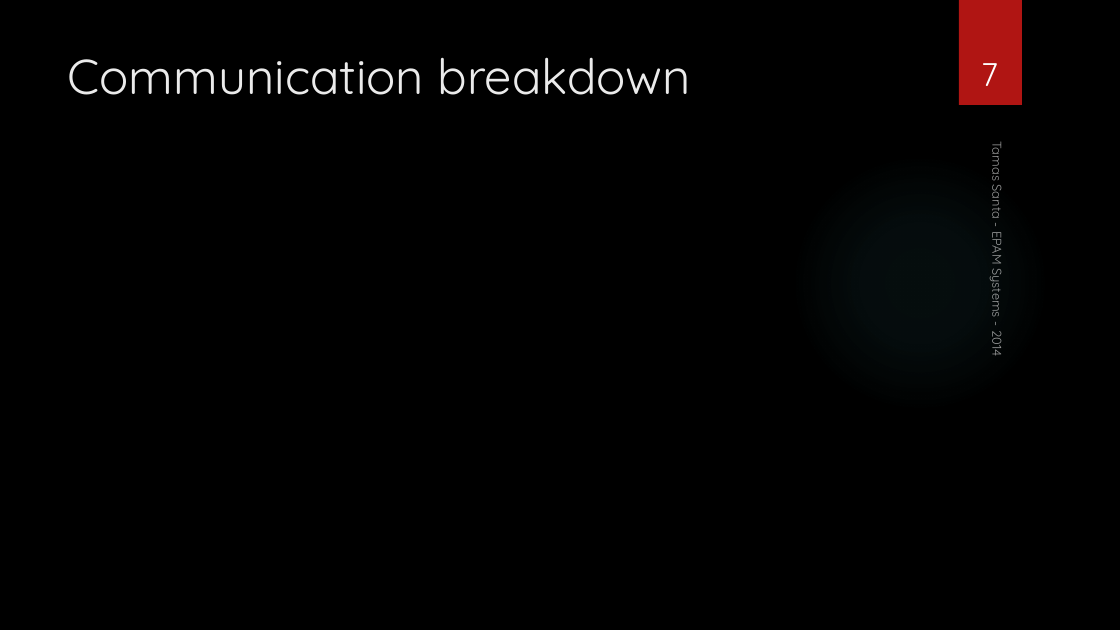
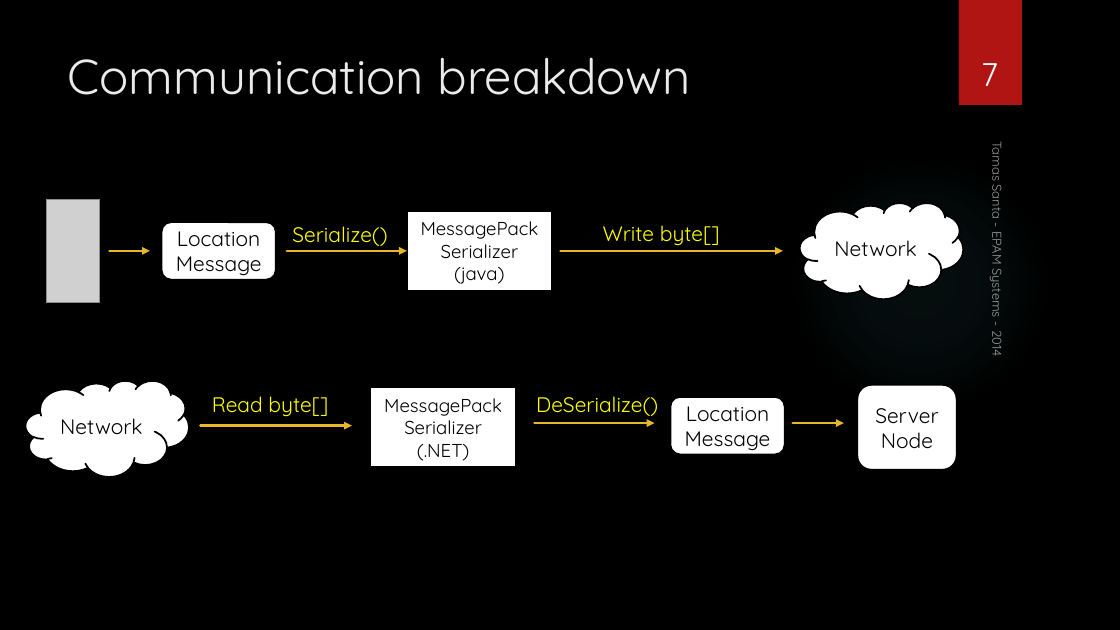
Before and after one commit to santatamas/Steal-ME, a slide deck: slide 7 of Misc/StealME.pptx. Drawn at 1120x630 pixels with LibreOffice and Linux fonts; fonts in the diff are those of the drawing; grey boxes stand for pictures; background and template pictures are left out. Boxes give left, top, right and bottom in pixels: in the first picture for what was removed or moved away, otherwise in the second. Text is boxed around its words. In the diff, an @@ line names an element or a change of style, - is before the commit and + after.

Commit message:
updated presentation

```diff
--- a/Misc/StealME.pptx
+++ b/Misc/StealME.pptx
@@ picture added at box(46, 199, 99, 302) @@
@@ cloud added at box(800, 203, 964, 299), fill #FFFFFF, outline #000000 1.5 pt, 18 pt, text #000000 @@
+Network
@@ rounded rectangle added at box(161, 222, 276, 279), fill #FFFFFF, outline #000000 1.5 pt, 18 pt, text #000000 @@
+Location
+Message
@@ text added at box(292, 226, 387, 246), 18 pt, text #FFFF00 @@
+Serialize()
@@ rectangle added at box(407, 211, 552, 291), fill #FFFFFF, outline #000000 1.5 pt, 16 pt, text #000000 @@
+MessagePack
+Serializer
+(java)
@@ text added at box(603, 225, 720, 246), 18 pt, text #FFFF00 @@
+Write byte[]
@@ arrow added from (109, 251) to (150, 251), #E6B729 2.25 pt @@
@@ arrow added from (287, 251) to (407, 251), #E6B729 2.25 pt @@
@@ arrow added from (560, 251) to (783, 251), #E6B729 2.25 pt @@
@@ cloud added at box(25, 381, 189, 476), fill #FFFFFF, outline #000000 1.5 pt, 18 pt, text #000000 @@
+Network
@@ rectangle added at box(371, 387, 516, 467), fill #FFFFFF, outline #000000 1.5 pt, 16 pt, text #000000 @@
+MessagePack
+Serializer
+(.NET)
@@ rounded rectangle added at box(858, 385, 957, 470), fill #FFFFFF, outline #000000 1.5 pt, 18 pt, text #000000 @@
+Server Node
@@ text added at box(212, 396, 328, 417), 18 pt, text #FFFF00 @@
+Read byte[]
@@ text added at box(536, 396, 658, 416), 18 pt, text #FFFF00 @@
+DeSerialize()
@@ rounded rectangle added at box(670, 397, 785, 455), fill #FFFFFF, outline #000000 1.5 pt, 18 pt, text #000000 @@
+Location
+Message
@@ arrow added from (201, 426) to (352, 426), #E6B729 2.25 pt @@
@@ arrow added from (534, 423) to (655, 423), #E6B729 2.25 pt @@
@@ arrow added from (793, 423) to (844, 423), #E6B729 2.25 pt @@
```
Also in this commit, not shown: 1 other slide changed, 1 slide added.
